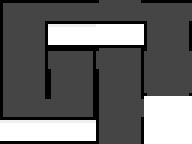
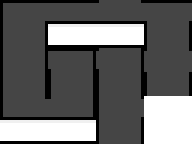
Revision of a layered 192x144 image; what changed, layer by layer:
painted on "Capa 4" over [96, 24, 144, 27]
painted on "Capa 3" over [144, 72, 192, 93]
